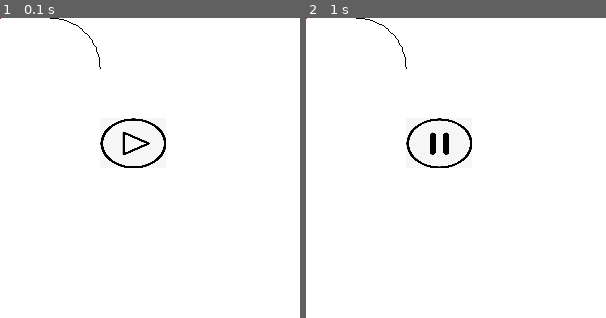
Above: before the commit, frames 1-2 (left to right).
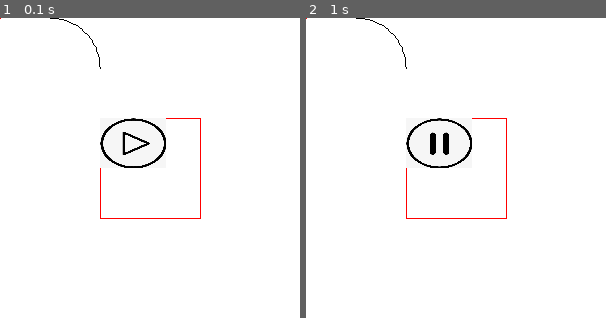
Above: after the commit, the same moments.

Repository: bufapiqi/SeniorSchoolPhysicsHelper
Game: pygame game, started from main/main.py
Same seed, same stepped clock (60 frames per second), same inputs: the game is played once before the commit and once after it.
Inputs (mouse positions are % of the whole screen's width and height, from its top left):
- Up to frame 1 (0.1 s): no input
- Up to frame 2 (1 s): click (58, 58) at 0.38 s; click (50, 56) at 0.72 s
The pictures show only the part of the screen within x 33-83%, y 33-83%; the shares and areas given below are measured in that part.

The runs differ from the first frame. In frame 1, 0.3% of the frame differs, in the area x 33-67%, y 33-67%; in frame 2, 0.3%.

Commit message:
基本完成了menu和menuItem

Diff:
--- a/main/main.py
+++ b/main/main.py
@@ -6,6 +6,7 @@
 from pygame.locals import *
 from model.arc import Arc
 from pygameEngine.menu_item import MenuItem
+from pygameEngine.menu import Menu
 import math
 
 
@@ -20,7 +21,11 @@
     print(sys.argv[0])
     up_image = pygame.image.load("../resources/pause.jpg")
     down_image = pygame.image.load("../resources/play.jpg")
-    item = MenuItem(up_image, down_image, (300, 300, 400, 400), 1, 1)
+    print("length:"+str(up_image.get_width()) + "  height:"+str(up_image.get_height()))
+    menu = Menu((300, 300), (400, 400))
+    item = MenuItem(up_image, down_image, (menu.rect_s[0], menu.rect_s[1],
+                                           menu.rect_e[0], menu.rect_e[1]), 1, 1)
+    menu.add_item(item)
 
 
     while True:
@@ -31,11 +36,15 @@
                     sys.exit(0)
                 elif event.type == KEYDOWN and event.key == K_ESCAPE:
                     sys.exit(0)
+                elif event.type == MOUSEBUTTONDOWN and event.button == 1:
+                    menu.event = event
+                    # item.event = event
 
             # print(pygame.font.get_fonts())
             a.draw_arc(screen, (255, 0, 0))
             pygame.draw.arc(screen, (0, 0, 0), ((200, 200), (100, 100)), 0, math.pi/2, 1)
-            item.draw_item(screen)
+            # item.draw_item(screen)
+            menu.draw_menu(screen)
             pygame.display.flip()
 
             clock.tick(50)
--- a/pygameEngine/menu.py
+++ b/pygameEngine/menu.py
@@ -6,10 +6,11 @@
 
 class Menu:
 
-    def __init__(self, rect_s: tuple, rect_e: tuple, menu_item: list, background=None):
+    def __init__(self, rect_s: tuple, rect_e: tuple, menu_item: list=None, event=None, background=None):
         self.__rect_s = rect_s
         self.__rect_e = rect_e
         self.__background = background
+        self.__event = event
         if menu_item is None:
             self.__menu_item = []
         else:
@@ -19,14 +20,32 @@
         screen.set_clip(self.__rect_s, self.__rect_e)
         if type(self.__background) == str or type(self.__background) == tuple:
             # 读图片
+            # todo 图片的逻辑
+            # 也可以读图片
             pass
         else:
-            raise RuntimeError("background should be image_path or rgb_tuple !!!")
+            # 现在先画个边框
+            pygame.draw.line(screen, (255, 0, 0), (self.__rect_s[0], self.__rect_s[1]),
+                             (self.__rect_e[0], self.__rect_s[1]))  # 上边框
+            pygame.draw.line(screen, (255, 0, 0), (self.__rect_e[0], self.__rect_s[1]),
+                             (self.__rect_e[0], self.__rect_e[1]))  # 右边框
+            pygame.draw.line(screen, (255, 0, 0), (self.__rect_e[0], self.__rect_e[1]),
+                             (self.__rect_s[0], self.__rect_e[1]))  # 下边框
+            pygame.draw.line(screen, (255, 0, 0), (self.__rect_s[0], self.__rect_s[1]),
+                             (self.__rect_s[0], self.__rect_e[1]))  # 左边框
+            # 现在先画个边框
+            # raise RuntimeError("background should be image_path or rgb_tuple !!!")
         for i in self.__menu_item:
-            i.draw_item()  # todo 待完善
+            i.draw_item(screen)
 
     def add_item(self, item: MenuItem):
         self.__menu_item.append(item)
+
+    def is_click(self):
+        point_x, point_y = self.__event.pos
+        in_x = self.rect_s[0] < point_x < self.__rect_e[0]
+        in_y = self.__rect_s[1] < point_y < self.__rect_e[1]
+        return in_x and in_y
 
     @property
     def menu_item(self):
@@ -39,3 +58,14 @@
     @property
     def rect_e(self):
         return self.__rect_e
+
+    @property
+    def event(self):
+        return self.__event
+
+    @event.setter
+    def event(self, event):
+        self.__event = event
+        if self.is_click():
+            for item in self.__menu_item:
+                item.event = self.__event
--- a/pygameEngine/menu_item.py
+++ b/pygameEngine/menu_item.py
@@ -1,6 +1,5 @@
 """ pygame的渲染菜单选项的类，可以把该类添加到menu中，让menu进行集中渲染
 """
-# todo 待完善
 import pygame
 from pygame import image
 from util.Vector2D import Vec2d
@@ -9,7 +8,8 @@
 
 class MenuItem:
 
-    def __init__(self, up_image: image, down_image: image, menu_rect: tuple, relative_position: int, num_items: int):
+    def __init__(self, up_image: image, down_image: image, menu_rect: tuple,
+                 relative_position: int, num_items: int, event=None):
         point_a, point_b = caculate_position_with_menu(menu_rect, relative_position, num_items)
         upimage = up_image.convert_alpha()
         downimage = down_image.convert_alpha()
@@ -20,6 +20,7 @@
         self.__end_point = point_b
         self.__menu_rect = menu_rect
         self.__num_items = num_items
+        self.__event = event
 
     def draw_item(self, screen):
         if self.is_click():
@@ -28,7 +29,10 @@
             screen.blit(self.__down_image, self.__start_point)
 
     def is_click(self):
-        point_x, point_y = pygame.mouse.get_pos()
+        if self.__event is None:
+            point_x, point_y = 0, 0
+        else:
+            point_x, point_y = self.__event.pos
         position = (Vec2d(self.__end_point) - Vec2d(self.__start_point)) / 2 + Vec2d(self.__start_point)
         x, y = position.x, position.y
         w, h = self.__up_image.get_size()
@@ -55,3 +59,11 @@
     @property
     def end_point(self):
         return self.__end_point
+
+    @property
+    def event(self):
+        return self.__event
+
+    @event.setter
+    def event(self, event):
+        self.__event = event
